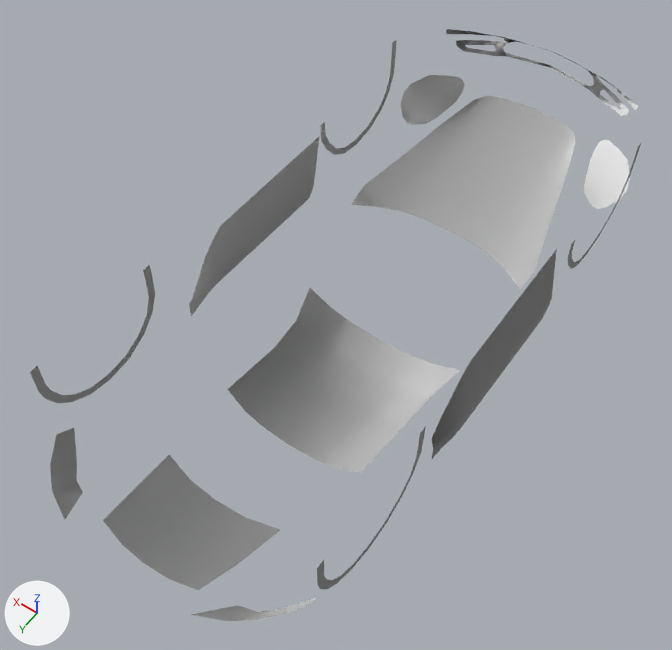
Renders of the Blender file animeow/art/models/fast-car.blend from each side of a commit.
Rendered twice from a camera (50 mm lens) standing at (-102.0, 179.0, 232.0) and looking at (11.0, 20.0, -17.0). The lights are fixed; the arrows at lower left show +X, +Y and +Z. The older version comes first.

The older version as bpy lines, for what is in view:
```python
me_imagetostl_mesh0 = bpy.data.meshes.new('imagetostl_mesh0')
me_imagetostl_mesh0.from_pydata(...)  # 1163 vertices, 400 faces; spans x -0.44..0.56, y -0.19..0.47, z -1.18..1.26
me_imagetostl_mesh0.materials.append(mat_mat0)  # white #ffffff
ob_imagetostl_mesh0 = bpy.data.objects.new('imagetostl_mesh0', me_imagetostl_mesh0)
ob_imagetostl_mesh0.parent = ob_rootnode
ob_imagetostl_mesh0.location = (0.0, 0.0, 0.0)
ob_imagetostl_mesh0.rotation_euler = (-1.571, 0.0, 0.0)  # degrees (-90, 0, 0)
ob_imagetostl_mesh0.scale = (100.0, 100.0, 100.0)
```
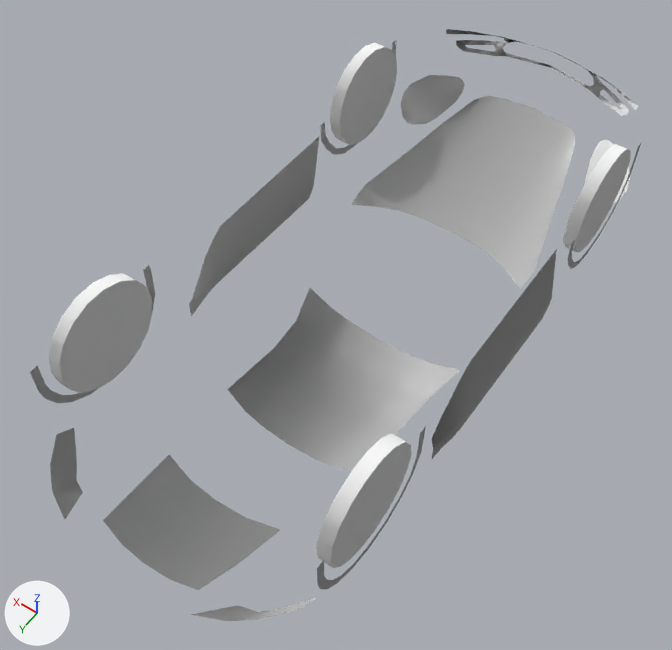
The newer file is also rescaled (x0.02), turned or shifted as a whole; pictures and numbers use the older file's frame.

The change, as a list of edits to the scene's bpy script:
```text
Add mat_mat0_002:
    mat_mat0_002 = principled_material('mat0.002')
    mat_mat0_002.base_color = (0.954, 0.954, 0.954)  # white #fafafa
    mat_mat0_002.roughness = 1.0
    mat_mat0_002.specular_ior_level = 0.954
Add me_imagetostl_mesh0_002:
    me_imagetostl_mesh0_002.from_pydata(...)  # 173 vertices, 72 faces; spans x -0.044..0.044, y -0.381..0.38, z -0.368..0.382
    me_imagetostl_mesh0_002.materials.append(mat_mat0_002)  # white #fafafa
Add me_imagetostl_mesh0_003:
    me_imagetostl_mesh0_003.from_pydata(...)  # 173 vertices, 72 faces; spans x -0.044..0.044, y -0.381..0.38, z -0.368..0.382
    me_imagetostl_mesh0_003.materials.append(mat_mat0_002)  # white #fafafa
Add me_imagetostl_mesh0_004:
    me_imagetostl_mesh0_004.from_pydata(...)  # 173 vertices, 72 faces; spans x -0.044..0.044, y -0.381..0.38, z -0.368..0.382
    me_imagetostl_mesh0_004.materials.append(mat_mat0_002)  # white #fafafa
Add me_imagetostl_mesh0_001:
    me_imagetostl_mesh0_001.from_pydata(...)  # 173 vertices, 72 faces; spans x -0.044..0.044, y -0.381..0.38, z -0.368..0.382
    me_imagetostl_mesh0_001.materials.append(mat_mat0_002)  # white #fafafa
Add ob_wheel_br:
    ob_wheel_br = bpy.data.objects.new('wheel_BR', me_imagetostl_mesh0_002)
    ob_wheel_br.location = (53.5, 80.7, 10.9)
    ob_wheel_br.rotation_euler = (0.0, -3.142, 0.0)  # degrees (0, -180, 0)
    ob_wheel_br.scale = (50.0, 50.0, 50.0)
Add ob_wheel_bl:
    ob_wheel_bl = bpy.data.objects.new('wheel_BL', me_imagetostl_mesh0_003)
    ob_wheel_bl.location = (-41.8, 80.7, 10.9)
    ob_wheel_bl.rotation_euler = (0.0, -3.142, 0.0)  # degrees (0, -180, 0)
    ob_wheel_bl.scale = (50.0, 50.0, 50.0)
Add ob_wheel_fr:
    ob_wheel_fr = bpy.data.objects.new('wheel_FR', me_imagetostl_mesh0_004)
    ob_wheel_fr.location = (53.5, -57.7, 10.9)
    ob_wheel_fr.rotation_euler = (0.0, -3.142, 0.0)  # degrees (0, -180, 0)
    ob_wheel_fr.scale = (50.0, 50.0, 50.0)
Add ob_wheel_fl:
    ob_wheel_fl = bpy.data.objects.new('wheel_FL', me_imagetostl_mesh0_001)
    ob_wheel_fl.location = (-41.8, -57.7, 10.9)
    ob_wheel_fl.rotation_euler = (0.0, -3.142, 0.0)  # degrees (0, -180, 0)
    ob_wheel_fl.scale = (50.0, 50.0, 50.0)
```

Boxes (x1, y1, x2, y2) around the edits, measured in the pictures (672 x 650 px):
'wheel_BR', added: after (49, 274, 152, 393)
'wheel_BL', added: after (316, 433, 412, 568)
'wheel_FR', added: after (330, 43, 397, 145)
'wheel_FL', added: after (563, 144, 631, 252)
